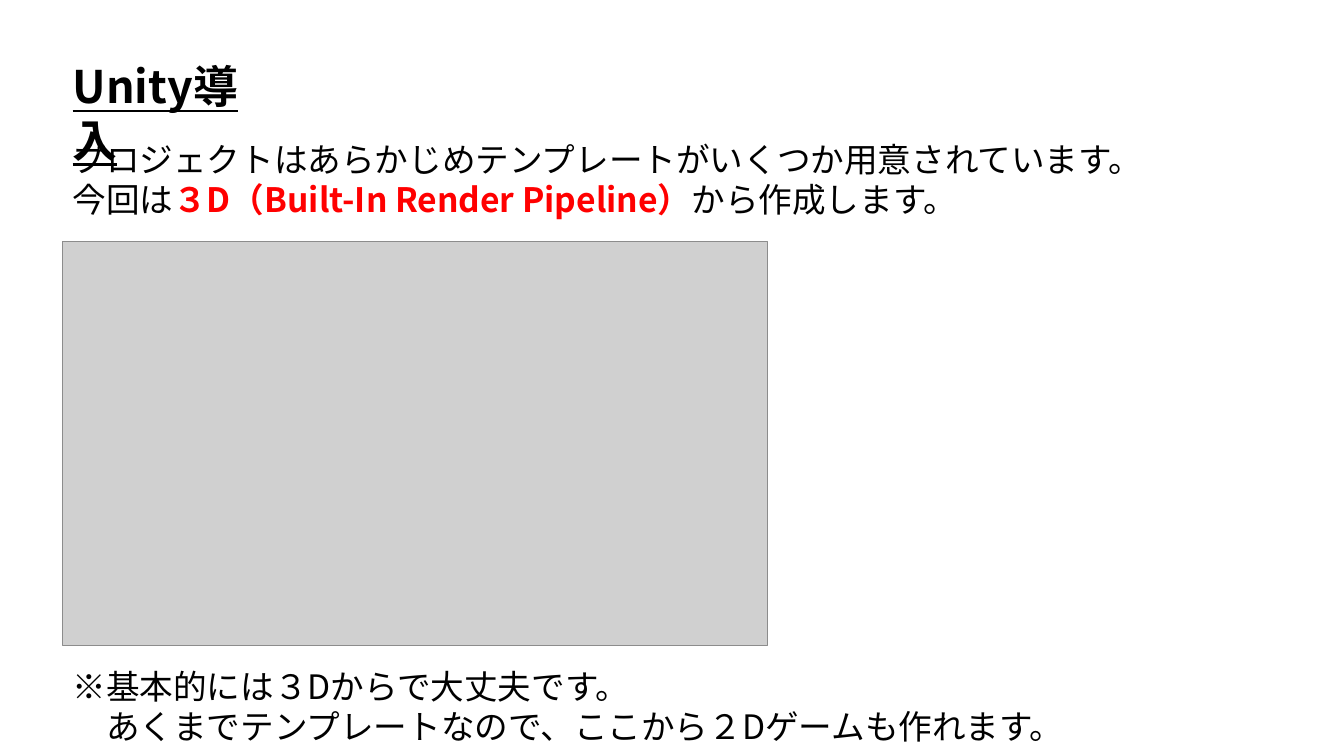
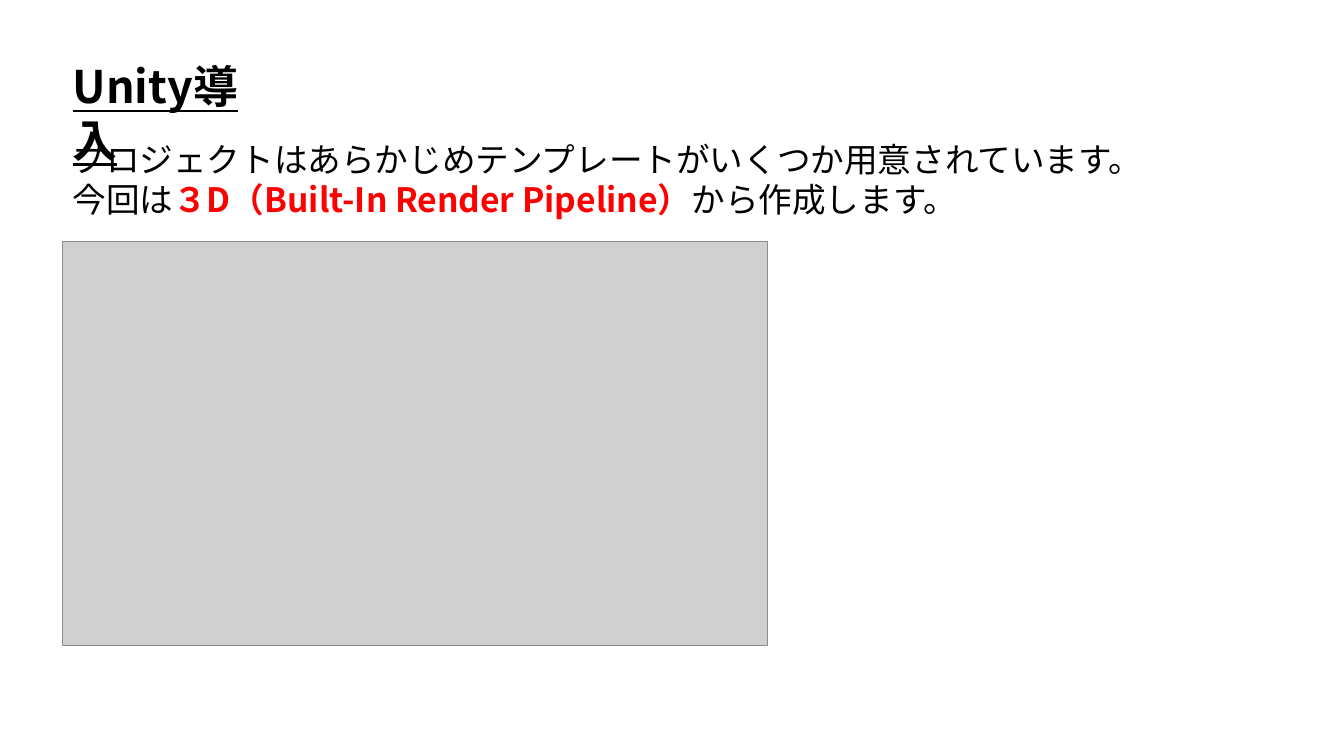
Before and after one commit to ArakiYusuke-Ohara/Textbook, a slide deck: slide 7 of ゲーム科1年/00_前期/ゲームエンジンⅠ/00_Unity導入.pptx. Drawn at 1344x756 pixels with LibreOffice and Linux fonts; fonts in the diff are those of the drawing; grey boxes stand for pictures. Boxes give left, top, right and bottom in pixels: in the first picture for what was removed or moved away, otherwise in the second. Text is boxed around its words. In the diff, an @@ line names an element or a change of style, - is before the commit and + after.

```diff
--- a/ゲーム科1年/00_前期/ゲームエンジンⅠ/00_Unity導入.pptx
+++ b/ゲーム科1年/00_前期/ゲームエンジンⅠ/00_Unity導入.pptx
@@ text removed at [73,670,1063,742] @@
-※基本的には３Dからで大丈夫です。
-あくまでテンプレートなので、ここから２Dゲームも作れます。
```
Also in this commit, not shown: 8 other files.
